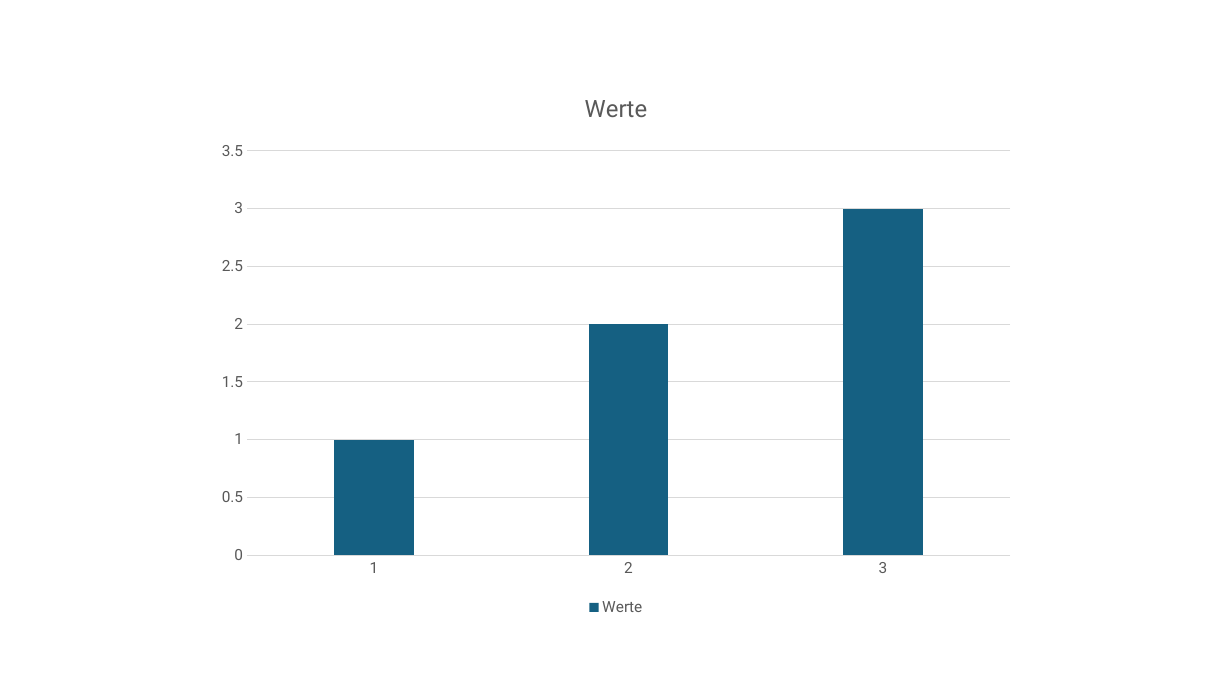
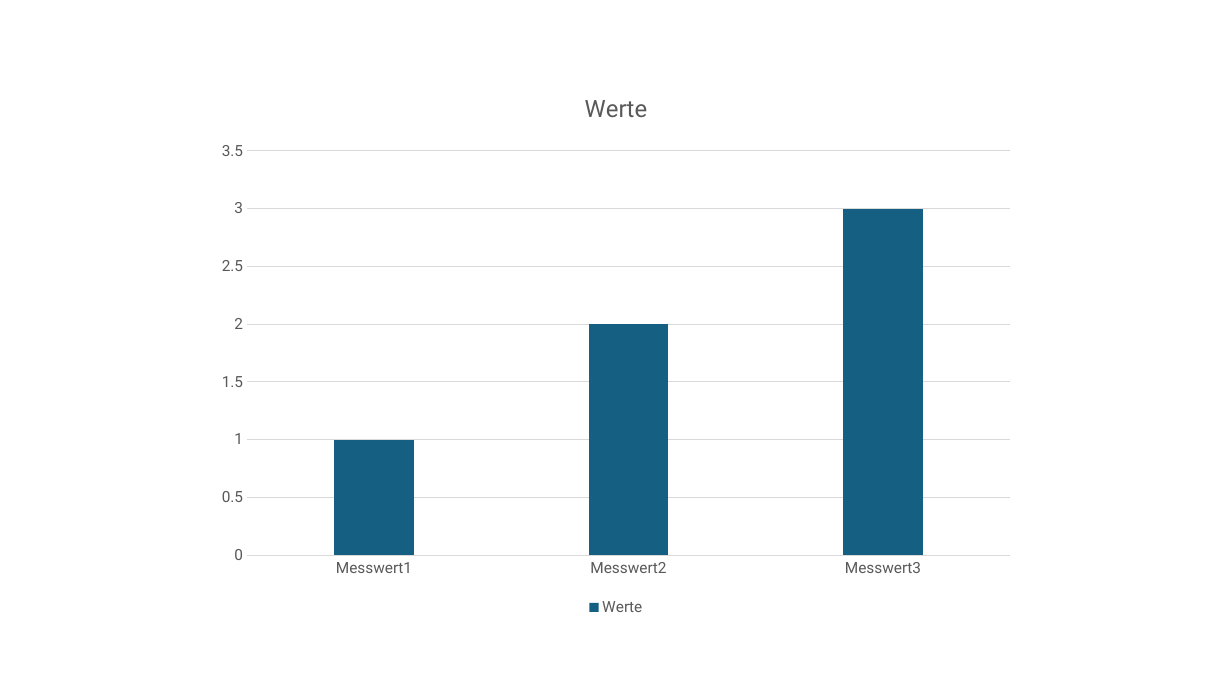
Before and after one commit to slide-assembler/slide-assembler, a slide deck: slide 2 of TestSlideAssembler/verificationfiles/Template.pptx. Drawn at 1232x693 pixels with LibreOffice and Linux fonts; fonts in the diff are those of the drawing. Boxes give left, top, right and bottom in pixels: in the first picture for what was removed or moved away, otherwise in the second. Text is boxed around its words. In the diff, an @@ line names an element or a change of style, - is before the commit and + after.

```diff
--- a/TestSlideAssembler/verificationfiles/Template.pptx
+++ b/TestSlideAssembler/verificationfiles/Template.pptx
@@ column chart at (x1=205, y1=73, x2=1027, y2=621) @@
-categories: 1, 2, 3
+categories: Messwert1, Messwert2, Messwert3
```
Also in this commit, not shown: 1 slide added, 3 other files.
